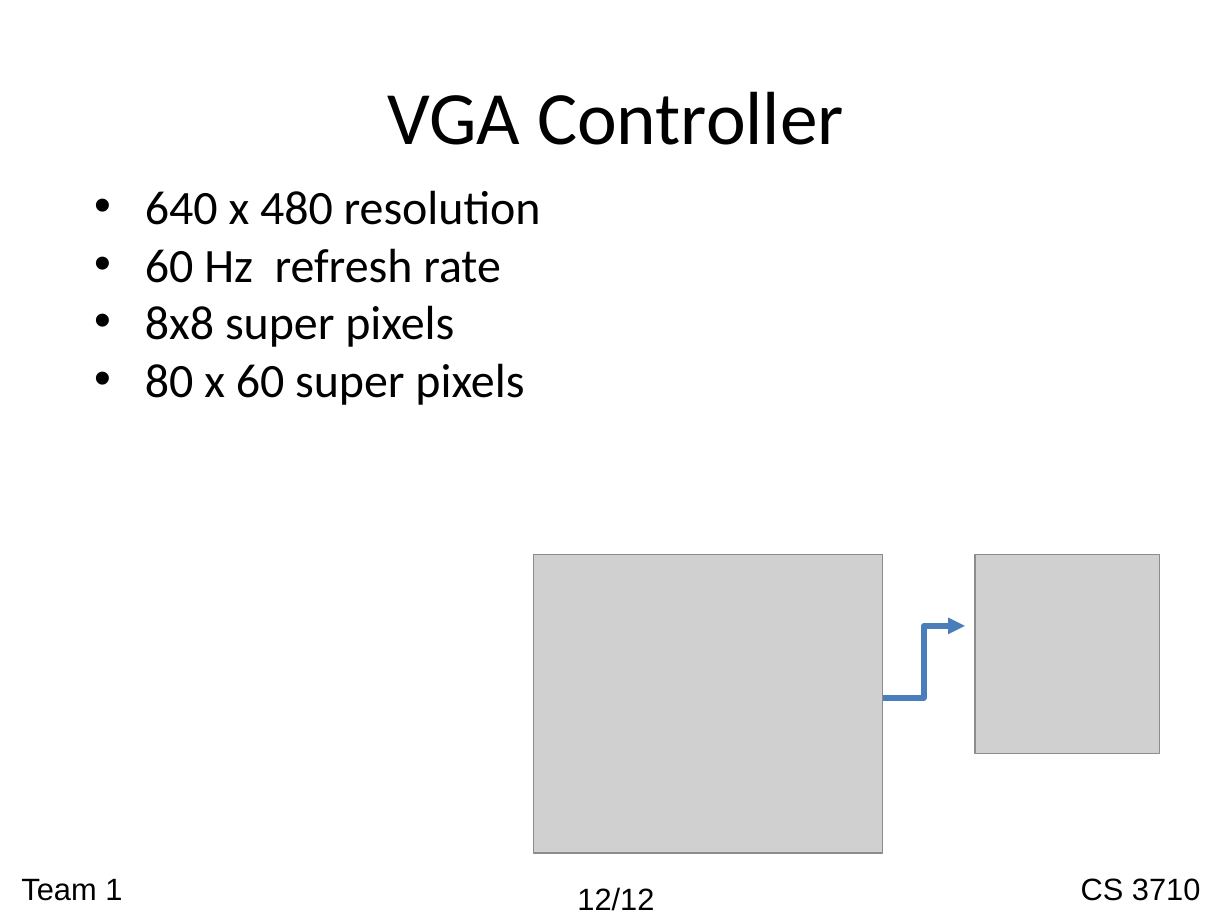
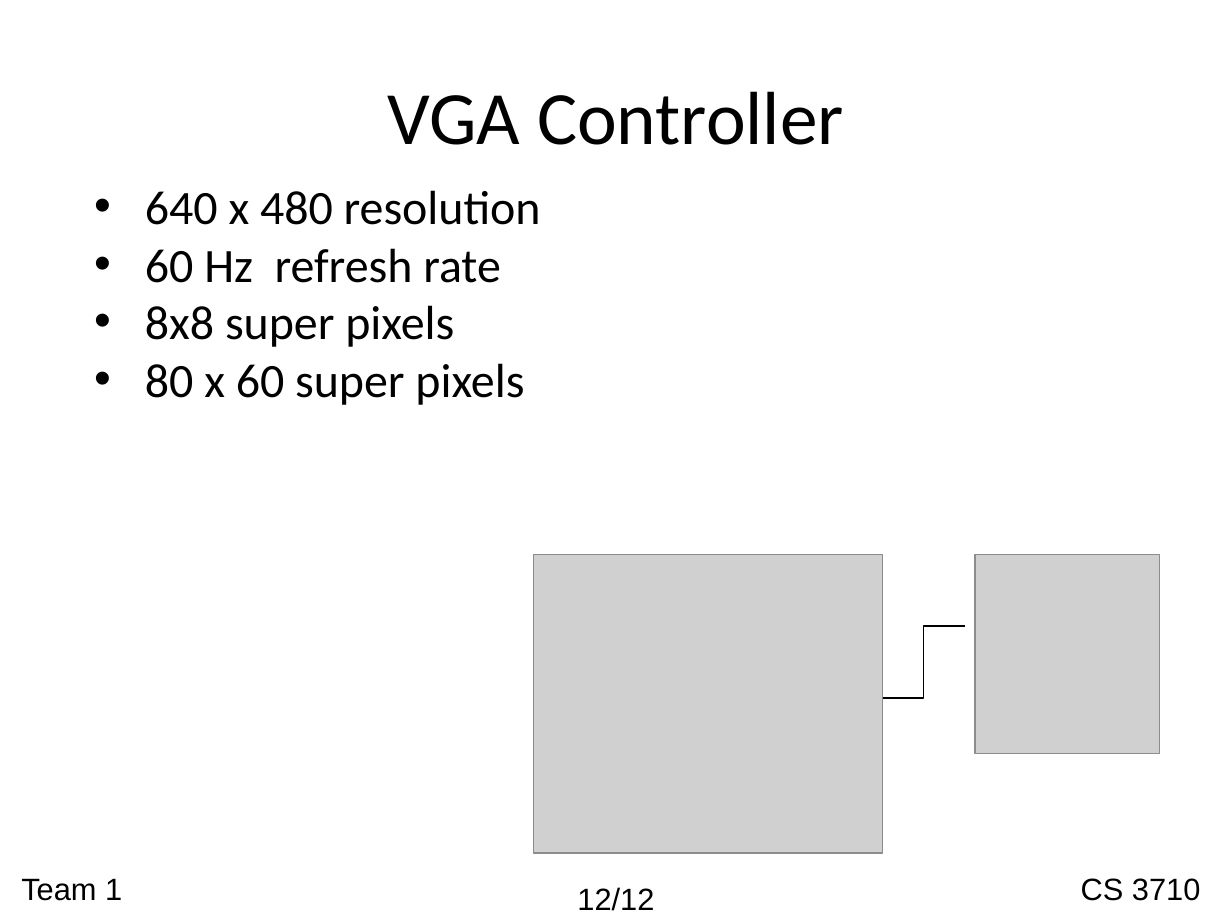
Before and after one commit to nachtluce/3710-Project, a slide deck: slide 13 of documentation/cs3710_presentation.ppt (slide 12 before the commit). Drawn at 1232x924 pixels with LibreOffice and Linux fonts; fonts in the diff are those of the drawing; grey boxes stand for pictures; background and template pictures are left out. Boxes give left, top, right and bottom in pixels: in the first picture for what was removed or moved away, otherwise in the second. Text is boxed around its words. In the diff, an @@ line names an element or a change of style, - is before the commit and + after.

```diff
--- a/documentation/cs3710_presentation.ppt
+++ b/documentation/cs3710_presentation.ppt
@@ elbow arrow (882, 699) - (965, 626): elbow arrow to elbow line; stroke #4A7EBB 3.26 pt to #000000 0.74 pt @@
```
Also in this commit, not shown: 9 other slides changed, 2 slides added.
